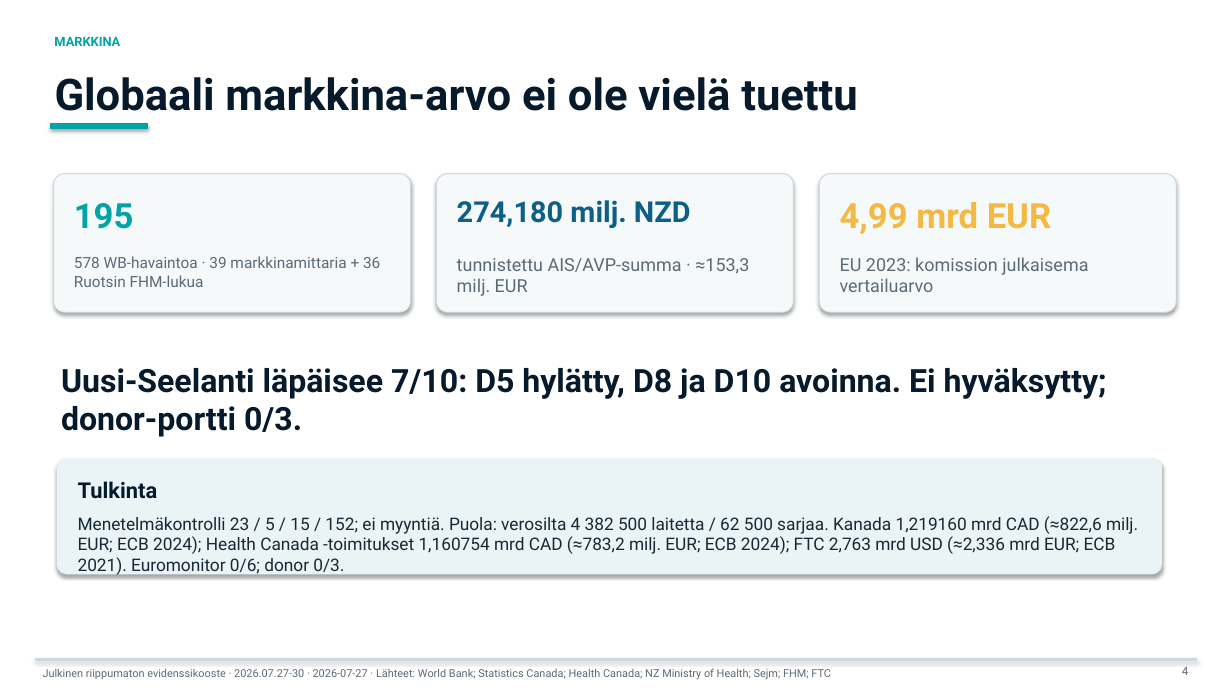
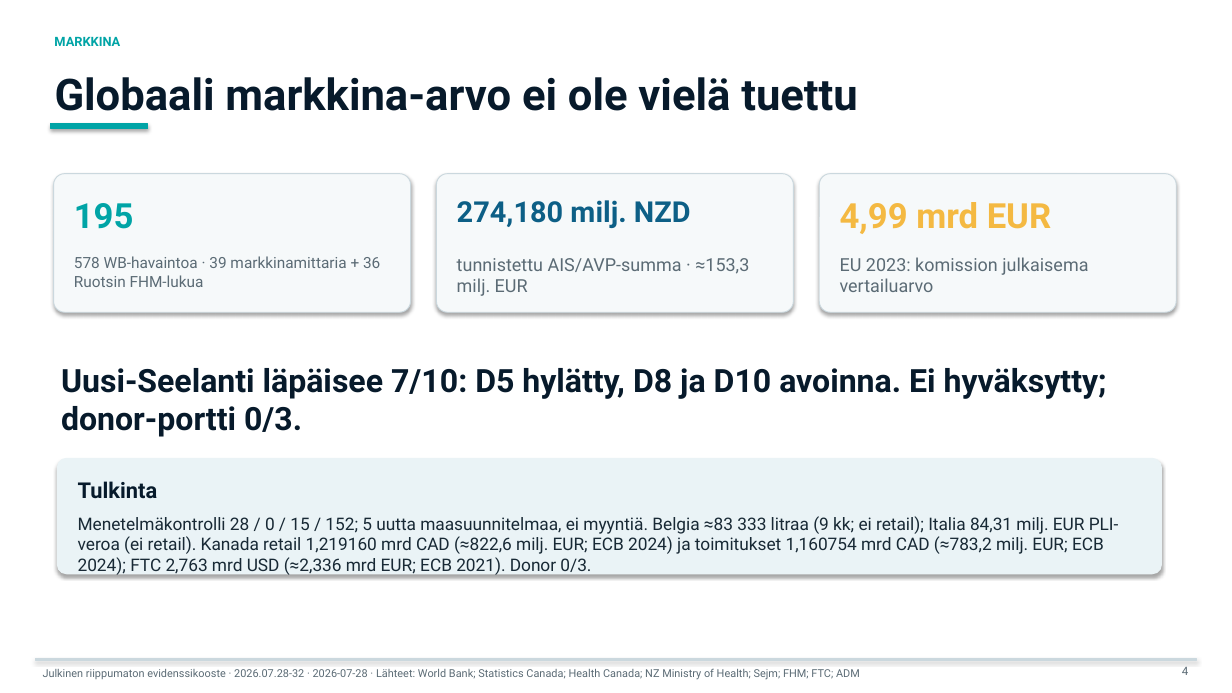
Before and after one commit to jounirautio78-ops/pixan-global-market-evidence-public, a slide deck: slide 4 of site/downloads/pixan-bank-deck-short-fi.pptx. Drawn at 1232x693 pixels with LibreOffice and Linux fonts; fonts in the diff are those of the drawing. Boxes give left, top, right and bottom in pixels: in the first picture for what was removed or moved away, otherwise in the second. Text is boxed around its words. In the diff, an @@ line names an element or a change of style, - is before the commit and + after.

Commit message:
Publish v32 daily evidence package (#29)
Publish the bilingual v32 daily evidence package, privacy-safe Italy and Poland boundaries, current vendor follow-up states, and once-daily bank-artifact cadence.

```diff
--- a/site/downloads/pixan-bank-deck-short-fi.pptx
+++ b/site/downloads/pixan-bank-deck-short-fi.pptx
@@ text at box(78, 516, 1119, 577): text changed @@
-Menetelmäkontrolli 23 / 5 / 15 / 152; ei myyntiä. Puola: verosilta 4 382 500 laitetta / 62 500 sarjaa. Kanada 1,219160 mrd CAD (≈822,6 milj. EUR; ECB 2024); Health Canada -toimitukset 1,160754 mrd CAD (≈783,2 milj. EUR; ECB 2024); FTC 2,763 mrd USD (≈2,336 mrd EUR; ECB 2021). Euromonitor 0/6; donor 0/3.
+Menetelmäkontrolli 28 / 0 / 15 / 152; 5 uutta maasuunnitelmaa, ei myyntiä. Belgia ≈83 333 litraa (9 kk; ei retail); Italia 84,31 milj. EUR PLI-veroa (ei retail). Kanada retail 1,219160 mrd CAD (≈822,6 milj. EUR; ECB 2024) ja toimitukset 1,160754 mrd CAD (≈783,2 milj. EUR; ECB 2024); FTC 2,763 mrd USD (≈2,336 mrd EUR; ECB 2021). Donor 0/3.
@@ text at box(43, 669, 860, 679): text changed @@
-Julkinen riippumaton evidenssikooste · 2026.07.27-30 · 2026-07-27 · Lähteet: World Bank; Statistics Canada; Health Canada; NZ Ministry of Health; Sejm; FHM; FTC
+Julkinen riippumaton evidenssikooste · 2026.07.28-32 · 2026-07-28 · Lähteet: World Bank; Statistics Canada; Health Canada; NZ Ministry of Health; Sejm; FHM; FTC; ADM
```
Also in this commit, not shown: 5 other slides changed, 53 other files.
